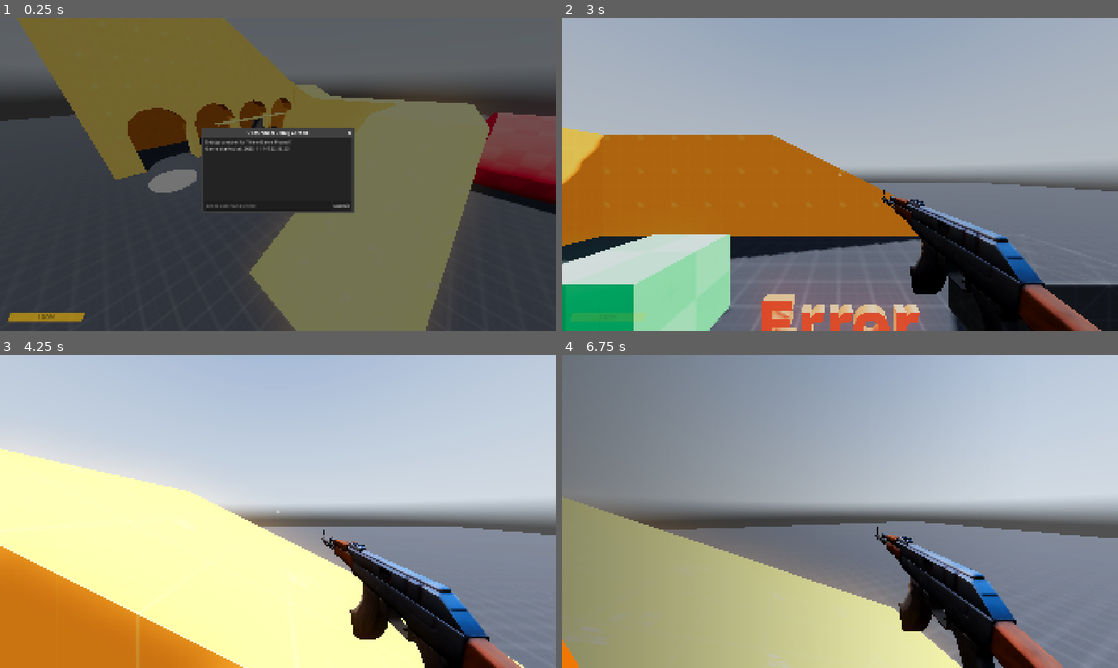
Above: before the commit, frames 1-4 (two rows, left to right).
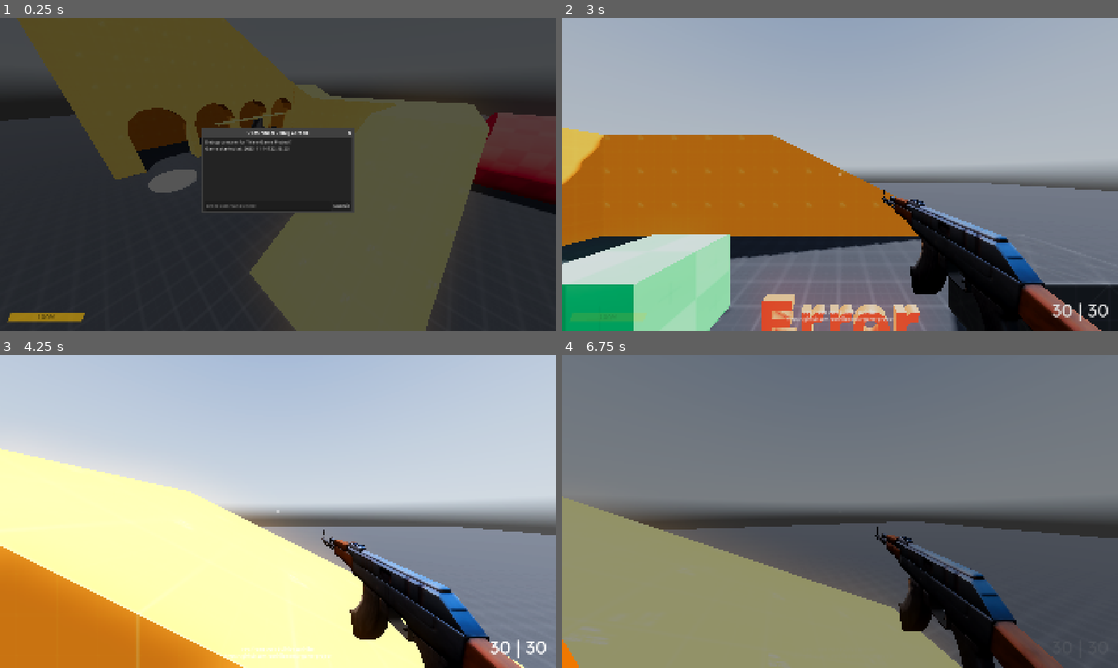
Above: after the commit, the same moments.

Repository: rayhan-nurdjaman/new-game-project
Game: Godot game, scene res://src/main.tscn
Same seed, same stepped clock (60 frames per second), same inputs: the game is played once before the commit and once after it. A sky picture missing from this copy of the repository is replaced by a grey-blue gradient.
Inputs (mouse positions are in pixels of both pictures, inside the frame that each line leads up to):
- Up to frame 1 (0.25 s): no input
- Up to frame 2 (3 s): click (828, 205) at 0.52 s; type "12" at 0.6 s; click "Settings" at 1.25 s; click "Start" at 2 s; move the mouse to (867, 174) at 2.77 s; hold W (move_forward) from 2.78 s (still down); hold Right mouse button (interact_secondary) from 2.78 s (still down)
- Up to frame 3 (4.25 s): keep holding W (move_forward); tap Space (move_jump) at 3.02, 3.77 s; move the mouse to (250, 511) at 3.52 s; release Right mouse button (interact_secondary) at 3.53 s; tap E (interact_use) at 3.6 s
- Up to frame 4 (6.75 s): move the mouse to (851, 505) at 4.27 s; tap Mouse wheel down (scroll_down) at 4.35 s; move the mouse to (834, 517) at 5.02 s; tap Mouse wheel up (scroll_up) at 5.1 s; tap Space (move_jump) at 5.27, 6.02 s; move the mouse to (878, 514) at 5.77 s; hold Right mouse button (interact_secondary) 5.78-6.53 s; tap Escape (ui_cancel) at 6.4 s; move the mouse to (673, 464) at 6.52 s; release W (move_forward) at 6.53 s; hold A (move_left) from 6.53 s (still down); tap E (interact_use) at 6.6 s

The runs differ from the first frame. In frame 1, 49% of the frame differs, in the area x 0-100%, y 0-100%; in frame 2, 0.5%; in frame 3, 0.4%; in frame 4, 70%.

Commit message:
smoother ui screen transitions

Diff:
--- /dev/null
+++ b/res/crosshair.svg
@@ -0,0 +1,48 @@
+<?xml version="1.0" encoding="UTF-8" standalone="no"?>
+<!-- Created with Inkscape (http://www.inkscape.org/) -->
+
+<svg
+   width="8"
+   height="8"
+   viewBox="0 0 8 8"
+   version="1.1"
+   id="svg1"
+   inkscape:version="1.4.2 (f4327f4, 2025-05-13)"
+   sodipodi:docname="crosshair.svg"
+   xmlns:inkscape="http://www.inkscape.org/namespaces/inkscape"
+   xmlns:sodipodi="http://sodipodi.sourceforge.net/DTD/sodipodi-0.dtd"
+   xmlns="http://www.w3.org/2000/svg"
+   xmlns:svg="http://www.w3.org/2000/svg">
+  <sodipodi:namedview
+     id="namedview1"
+     pagecolor="#ffffff"
+     bordercolor="#000000"
+     borderopacity="0.25"
+     inkscape:showpageshadow="2"
+     inkscape:pageopacity="0.0"
+     inkscape:pagecheckerboard="0"
+     inkscape:deskcolor="#d1d1d1"
+     inkscape:document-units="px"
+     inkscape:zoom="24.874604"
+     inkscape:cx="22.49282"
+     inkscape:cy="16.040456"
+     inkscape:window-width="2880"
+     inkscape:window-height="1496"
+     inkscape:window-x="-12"
+     inkscape:window-y="-12"
+     inkscape:window-maximized="1"
+     inkscape:current-layer="layer1" />
+  <defs
+     id="defs1" />
+  <g
+     inkscape:label="Layer 1"
+     inkscape:groupmode="layer"
+     id="layer1">
+    <circle
+       style="fill:#ffffff;fill-opacity:1;stroke-width:0.251895"
+       id="path1"
+       cx="4"
+       cy="4"
+       r="4" />
+  </g>
+</svg>
--- a/src/autoloads/game_state.gd
+++ b/src/autoloads/game_state.gd
@@ -23,7 +23,7 @@
 	state_changed.emit(old_state, new_state)
 	print_debug(State.keys()[state])
 
-
+# TODO: Add a slow down effect for pausing
 # TODO: This is a bit redundant with GUI.gd
 func _on_state_exit(_state: State):
 	match _state:
@@ -50,3 +50,11 @@
 			Input.mouse_mode = Input.MOUSE_MODE_VISIBLE
 			Engine.time_scale = 0.0
 			get_tree().paused = true
+
+
+func pause_game():
+	pass
+
+
+func unpause_game():
+	pass
--- a/src/player/player.gd
+++ b/src/player/player.gd
@@ -51,6 +51,9 @@
 
 var request_jump: bool = false
 
+var is_on_floor: bool = false
+
+
 # Physics variables
 @onready var gravity: float = ProjectSettings.get_setting("physics/3d/default_gravity")
 @onready
@@ -74,14 +77,15 @@
 			held_object_original_orientation = new_basis.get_rotation_quaternion() * held_object_original_orientation
 		else:
 			var vertical_input = -px_to_rad(event.relative.y)
+			var horizontal_input = -px_to_rad(event.relative.x)
 			var current_rotation = -camera.transform.basis.z.signed_angle_to(Vector3.BACK, camera.transform.basis.x)
 			var new_rotation = clamp(current_rotation + vertical_input, -PI / 2, PI / 2)
 			var delta_rot = new_rotation - current_rotation
 			camera.rotate(camera.transform.basis.x, delta_rot)
 
-			$Node3D.rotate(Vector3.UP, -px_to_rad(event.relative.x))
-
-			viewmodel_controller.offset += (Vector2(-event.relative.x, event.relative.y) / 8192.0)
+			$Node3D.rotate(Vector3.UP, horizontal_input)
+
+			viewmodel_controller.offset += Vector2(horizontal_input, -delta_rot) / 16.0
 
 	if event.is_action_pressed("interact_use"):
 		if held_object:
@@ -156,10 +160,11 @@
 
 
 func _integrate_forces(state: PhysicsDirectBodyState3D) -> void:
-	var is_on_floor: bool = false
 	var contact_count: int = state.get_contact_count()
 	var max_floor_cosine: float = cos(PI/4.0)
 	var normal: Vector3 = Vector3.ZERO
+
+	is_on_floor = false
 
 	for contact_id in range(contact_count):
 		normal = state.get_contact_local_normal(contact_id)
--- a/src/player/viewmodel_controller.gd
+++ b/src/player/viewmodel_controller.gd
@@ -41,12 +41,13 @@
 	var player_projected_velocity = Plane.PLANE_XZ.project(player.linear_velocity).length()
 	viewmodel_bob_phase += player_projected_velocity * BOB_SPEED * delta * 3.0 / 2.0
 
-	step_counter += player_projected_velocity * BOB_SPEED * delta * 3.0
+	if player.is_on_floor:
+		step_counter += player_projected_velocity * BOB_SPEED * delta * 3.0
 
-	if step_counter >= 2.0*PI:
-		step_counter -= 2.0*PI
-		$AudioStreamPlayer.pitch_scale = randf_range(0.8, 1.2)
-		$AudioStreamPlayer.play()
+		if step_counter >= 2.0*PI:
+			step_counter -= 2.0*PI
+			$AudioStreamPlayer.pitch_scale = randf_range(0.8, 1.2)
+			$AudioStreamPlayer.play()
 
 	var sine: float = sin(viewmodel_bob_phase)
 	var cosine: float = cos(viewmodel_bob_phase)
--- a/src/ui/hud/hud.gd
+++ b/src/ui/hud/hud.gd
@@ -1 +1,25 @@
-extends CanvasLayer
+extends UIScreen
+
+
+func _ready() -> void:
+	hide()
+
+
+func fade_in():
+	show()
+	var main_menu_tween = create_tween()
+	main_menu_tween.set_ignore_time_scale(true)
+	main_menu_tween.set_ease(Tween.EASE_IN_OUT)
+	main_menu_tween.set_trans(Tween.TRANS_CUBIC)
+	main_menu_tween.set_pause_mode(Tween.TWEEN_PAUSE_PROCESS)
+	main_menu_tween.tween_property($CanvasModulate, "color", Color(1.0, 1.0, 1.0, 1.0), 0.5)
+
+
+func fade_out():
+	var main_menu_tween = create_tween()
+	main_menu_tween.set_ignore_time_scale(true)
+	main_menu_tween.set_ease(Tween.EASE_IN_OUT)
+	main_menu_tween.set_trans(Tween.TRANS_CUBIC)
+	main_menu_tween.set_pause_mode(Tween.TWEEN_PAUSE_PROCESS)
+	main_menu_tween.tween_property($CanvasModulate, "color", Color(1.0, 1.0, 1.0, 0.0), 0.5)
+	#main_menu_tween.tween_callback(hide)
--- a/src/ui/hud/hud.tscn
+++ b/src/ui/hud/hud.tscn
@@ -1,20 +1,42 @@
-[gd_scene load_steps=2 format=3 uid="uid://dhqyoeojs2xo3"]
+[gd_scene load_steps=4 format=3 uid="uid://dhqyoeojs2xo3"]
 
 [ext_resource type="Script" uid="uid://bohewxpq1lt12" path="res://src/ui/hud/hud.gd" id="1_ny4e7"]
+[ext_resource type="Texture2D" uid="uid://bxmle36ilh78w" path="res://res/crosshair.svg" id="2_cvkdw"]
+[ext_resource type="Theme" uid="uid://ct7oxof1hdkeo" path="res://res/theme.tres" id="2_udh2q"]
 
 [node name="HUD" type="CanvasLayer"]
 script = ExtResource("1_ny4e7")
 
-[node name="CenterContainer" type="CenterContainer" parent="."]
+[node name="CanvasModulate" type="CanvasModulate" parent="."]
+
+[node name="MarginContainer" type="MarginContainer" parent="."]
 anchors_preset = 15
 anchor_right = 1.0
 anchor_bottom = 1.0
 grow_horizontal = 2
 grow_vertical = 2
+theme = ExtResource("2_udh2q")
 
-[node name="Label" type="Label" parent="CenterContainer"]
+[node name="CenterContainer" type="CenterContainer" parent="MarginContainer"]
 layout_mode = 2
-mouse_filter = 1
-text = "o"
+
+[node name="TextureRect" type="TextureRect" parent="MarginContainer/CenterContainer"]
+layout_mode = 2
+texture = ExtResource("2_cvkdw")
+
+[node name="Label" type="Label" parent="MarginContainer"]
+layout_mode = 2
+size_flags_vertical = 8
+theme_override_font_sizes/font_size = 16
+text = "FPS framework built by satiniize
+https://github.com/satiniize/new-game-project"
 horizontal_alignment = 1
-vertical_alignment = 1
+vertical_alignment = 2
+
+[node name="Label2" type="Label" parent="MarginContainer"]
+layout_mode = 2
+size_flags_horizontal = 8
+size_flags_vertical = 8
+text = "30 | 30"
+horizontal_alignment = 1
+vertical_alignment = 2
--- a/src/ui/loading_screen/loading_screen.gd
+++ b/src/ui/loading_screen/loading_screen.gd
@@ -1,4 +1,4 @@
-extends CanvasLayer
+extends UIScreen
 
 signal finished_fade_in
 signal finished_fade_out
--- a/src/ui/main_menu/main_menu.gd
+++ b/src/ui/main_menu/main_menu.gd
@@ -1,9 +1,10 @@
-extends CanvasLayer
+extends UIScreen
 
 
 func _ready() -> void:
 	$MarginContainer/VBoxContainer/VBoxContainer/Start.pressed.connect(_on_start_pressed)
 	$MarginContainer/VBoxContainer/VBoxContainer/Quit.pressed.connect(_on_quit_pressed)
+	offset = Vector2(-1920.0, 0.0)
 
 
 func _on_start_pressed():
@@ -12,3 +13,23 @@
 
 func _on_quit_pressed():
 	get_tree().quit()
+
+
+func fade_in():
+	var main_menu_position: Vector2 = Vector2.ZERO
+	var main_menu_tween = create_tween()
+	main_menu_tween.set_ignore_time_scale(true)
+	main_menu_tween.set_ease(Tween.EASE_IN_OUT)
+	main_menu_tween.set_trans(Tween.TRANS_CUBIC)
+	main_menu_tween.set_pause_mode(Tween.TWEEN_PAUSE_PROCESS)
+	main_menu_tween.tween_property(self, "offset", main_menu_position, 0.5)
+
+
+func fade_out():
+	var main_menu_position: Vector2 = Vector2(-1920.0, 0.0)
+	var main_menu_tween = create_tween()
+	main_menu_tween.set_ignore_time_scale(true)
+	main_menu_tween.set_ease(Tween.EASE_IN_OUT)
+	main_menu_tween.set_trans(Tween.TRANS_CUBIC)
+	main_menu_tween.set_pause_mode(Tween.TWEEN_PAUSE_PROCESS)
+	main_menu_tween.tween_property(self, "offset", main_menu_position, 0.5)
--- a/src/ui/pause_menu/pause_menu.gd
+++ b/src/ui/pause_menu/pause_menu.gd
@@ -1,9 +1,10 @@
-extends CanvasLayer
+extends UIScreen
 
 
 func _ready() -> void:
-	$TextureRect/MarginContainer/VBoxContainer/VBoxContainer/Resume.pressed.connect(_on_resume_pressed)
-	$TextureRect/MarginContainer/VBoxContainer/VBoxContainer/MainMenu.pressed.connect(_on_main_menu_pressed)
+	$MarginContainer/VBoxContainer/VBoxContainer/Resume.pressed.connect(_on_resume_pressed)
+	$MarginContainer/VBoxContainer/VBoxContainer/MainMenu.pressed.connect(_on_main_menu_pressed)
+	$MarginContainer.position = Vector2(-1920.0, 0.0)
 
 
 func _on_resume_pressed():
@@ -12,3 +13,27 @@
 
 func _on_main_menu_pressed():
 	SceneLoader.load_scene("main_menu")
+
+
+func fade_in():
+	var pause_menu_position: Vector2 = Vector2.ZERO
+	var pause_menu_tween = create_tween()
+	pause_menu_tween.set_ignore_time_scale(true)
+	pause_menu_tween.set_ease(Tween.EASE_IN_OUT)
+	pause_menu_tween.set_trans(Tween.TRANS_CUBIC)
+	pause_menu_tween.set_pause_mode(Tween.TWEEN_PAUSE_PROCESS)
+	pause_menu_tween.set_parallel()
+	pause_menu_tween.tween_property($ColorRect, "color", Color(0.0, 0.0, 0.0, 0.5), 0.5)
+	pause_menu_tween.tween_property($MarginContainer, "position", pause_menu_position, 0.5)
+
+
+func fade_out():
+	var pause_menu_position: Vector2 = Vector2(-1920.0, 0.0)
+	var pause_menu_tween = create_tween()
+	pause_menu_tween.set_ignore_time_scale(true)
+	pause_menu_tween.set_ease(Tween.EASE_IN_OUT)
+	pause_menu_tween.set_trans(Tween.TRANS_CUBIC)
+	pause_menu_tween.set_pause_mode(Tween.TWEEN_PAUSE_PROCESS)
+	pause_menu_tween.set_parallel()
+	pause_menu_tween.tween_property($MarginContainer, "position", pause_menu_position, 0.5)
+	pause_menu_tween.tween_property($ColorRect, "color", Color(0.0, 0.0, 0.0, 0.0), 0.5)
--- a/src/ui/pause_menu/pause_menu.tscn
+++ b/src/ui/pause_menu/pause_menu.tscn
@@ -1,30 +1,24 @@
-[gd_scene load_steps=7 format=3 uid="uid://dxwrqhxka77lb"]
+[gd_scene load_steps=6 format=3 uid="uid://dxwrqhxka77lb"]
 
 [ext_resource type="Script" uid="uid://c6fblnyp41idq" path="res://src/ui/pause_menu/pause_menu.gd" id="1_tnmsp"]
 [ext_resource type="Theme" uid="uid://ct7oxof1hdkeo" path="res://res/theme.tres" id="2_t0xlp"]
+[ext_resource type="FontFile" uid="uid://deklxx44le2h6" path="res://res/fonts/lexend/Lexend-Bold.ttf" id="3_peth0"]
 [ext_resource type="Script" uid="uid://ds0ii545dct55" path="res://src/ui/button_style_components/button_resize_component.gd" id="3_vvyjd"]
 [ext_resource type="Script" uid="uid://dvlm1ln22f2ch" path="res://src/ui/button_style_components/button_sound_component.gd" id="4_j7lcx"]
-
-[sub_resource type="Gradient" id="Gradient_kqx3l"]
-interpolation_mode = 2
-colors = PackedColorArray(0, 0, 0, 0.5019608, 0, 0, 0, 0)
-
-[sub_resource type="GradientTexture2D" id="GradientTexture2D_j7lcx"]
-gradient = SubResource("Gradient_kqx3l")
 
 [node name="PauseMenu" type="CanvasLayer"]
 script = ExtResource("1_tnmsp")
 
-[node name="TextureRect" type="TextureRect" parent="."]
+[node name="ColorRect" type="ColorRect" parent="."]
 anchors_preset = 15
 anchor_right = 1.0
 anchor_bottom = 1.0
 grow_horizontal = 2
 grow_vertical = 2
-texture = SubResource("GradientTexture2D_j7lcx")
+mouse_filter = 2
+color = Color(0, 0, 0, 0.5019608)
 
-[node name="MarginContainer" type="MarginContainer" parent="TextureRect"]
-layout_mode = 1
+[node name="MarginContainer" type="MarginContainer" parent="."]
 anchors_preset = 15
 anchor_right = 1.0
 anchor_bottom = 1.0
@@ -32,67 +26,68 @@
 grow_vertical = 2
 theme = ExtResource("2_t0xlp")
 
-[node name="Polygon2D2" type="Polygon2D" parent="TextureRect/MarginContainer"]
+[node name="Polygon2D2" type="Polygon2D" parent="MarginContainer"]
 color = Color(0.9411765, 0.47058824, 0, 1)
 polygon = PackedVector2Array(-111, 330, -567, 328, -567, 1201, 419, 1200)
 
-[node name="Polygon2D" type="Polygon2D" parent="TextureRect/MarginContainer"]
+[node name="Polygon2D" type="Polygon2D" parent="MarginContainer"]
 color = Color(1, 0.5647059, 0, 1)
 polygon = PackedVector2Array(292, -152, -631, -147, -629, 1225, 43, 1222)
 
-[node name="VBoxContainer" type="VBoxContainer" parent="TextureRect/MarginContainer"]
+[node name="VBoxContainer" type="VBoxContainer" parent="MarginContainer"]
 layout_mode = 2
 size_flags_horizontal = 0
 size_flags_vertical = 4
 
-[node name="Label" type="Label" parent="TextureRect/MarginContainer/VBoxContainer"]
+[node name="Label" type="Label" parent="MarginContainer/VBoxContainer"]
 layout_mode = 2
+theme_override_fonts/font = ExtResource("3_peth0")
 text = "Paused"
 
-[node name="VBoxContainer" type="VBoxContainer" parent="TextureRect/MarginContainer/VBoxContainer"]
+[node name="VBoxContainer" type="VBoxContainer" parent="MarginContainer/VBoxContainer"]
 layout_mode = 2
 size_flags_horizontal = 0
 size_flags_vertical = 4
 
-[node name="Resume" type="Button" parent="TextureRect/MarginContainer/VBoxContainer/VBoxContainer"]
+[node name="Resume" type="Button" parent="MarginContainer/VBoxContainer/VBoxContainer"]
 layout_mode = 2
 size_flags_horizontal = 0
 focus_mode = 0
 text = "Resume"
 
-[node name="ButtonResizeComponent" type="Node" parent="TextureRect/MarginContainer/VBoxContainer/VBoxContainer/Resume"]
+[node name="ButtonResizeComponent" type="Node" parent="MarginContainer/VBoxContainer/VBoxContainer/Resume"]
 script = ExtResource("3_vvyjd")
 metadata/_custom_type_script = "uid://ds0ii545dct55"
 
-[node name="ButtonSoundComponent" type="Node" parent="TextureRect/MarginContainer/VBoxContainer/VBoxContainer/Resume"]
+[node name="ButtonSoundComponent" type="Node" parent="MarginContainer/VBoxContainer/VBoxContainer/Resume"]
 script = ExtResource("4_j7lcx")
 metadata/_custom_type_script = "uid://dvlm1ln22f2ch"
 
-[node name="Settings" type="Button" parent="TextureRect/MarginContainer/VBoxContainer/VBoxContainer"]
+[node name="Settings" type="Button" parent="MarginContainer/VBoxContainer/VBoxContainer"]
 layout_mode = 2
 size_flags_horizontal = 0
 focus_mode = 0
 text = "Settings"
 
-[node name="ButtonResizeComponent" type="Node" parent="TextureRect/MarginContainer/VBoxContainer/VBoxContainer/Settings"]
+[node name="ButtonResizeComponent" type="Node" parent="MarginContainer/VBoxContainer/VBoxContainer/Settings"]
 script = ExtResource("3_vvyjd")
 metadata/_custom_type_script = "uid://ds0ii545dct55"
 
-[node name="ButtonSoundComponent" type="Node" parent="TextureRect/MarginContainer/VBoxContainer/VBoxContainer/Settings"]
+[node name="ButtonSoundComponent" type="Node" parent="MarginContainer/VBoxContainer/VBoxContainer/Settings"]
 script = ExtResource("4_j7lcx")
 metadata/_custom_type_script = "uid://dvlm1ln22f2ch"
 
-[node name="MainMenu" type="Button" parent="TextureRect/MarginContainer/VBoxContainer/VBoxContainer"]
+[node name="MainMenu" type="Button" parent="MarginContainer/VBoxContainer/VBoxContainer"]
 layout_mode = 2
 size_flags_horizontal = 0
 focus_mode = 0
 text = "Main Menu"
 
-[node name="ButtonResizeComponent" type="Node" parent="TextureRect/MarginContainer/VBoxContainer/VBoxContainer/MainMenu"]
+[node name="ButtonResizeComponent" type="Node" parent="MarginContainer/VBoxContainer/VBoxContainer/MainMenu"]
 script = ExtResource("3_vvyjd")
 metadata/_custom_type_script = "uid://ds0ii545dct55"
 
-[node name="ButtonSoundComponent" type="Node" parent="TextureRect/MarginContainer/VBoxContainer/VBoxContainer/MainMenu"]
+[node name="ButtonSoundComponent" type="Node" parent="MarginContainer/VBoxContainer/VBoxContainer/MainMenu"]
 script = ExtResource("4_j7lcx")
 metadata/_custom_type_script = "uid://dvlm1ln22f2ch"
 
--- a/src/ui/ui_manager/ui_manager.gd
+++ b/src/ui/ui_manager/ui_manager.gd
@@ -8,10 +8,10 @@
 	SceneLoader.level_loaded.connect(_on_level_loaded)
 
 	$LoadingScreen.finished_fade_in.connect(SceneLoader._on_finished_fade_in)
-	$MainMenu.offset = Vector2(-1920.0, 0.0)
-	$PauseMenu.offset = Vector2(-1920.0, 0.0)
+	#$MainMenu.offset = Vector2(-1920.0, 0.0)
+	#$PauseMenu.offset = Vector2(-1920.0, 0.0)
 
-func _process(delta: float) -> void:
+func _process(_delta: float) -> void:
 	if Input.is_action_just_pressed("console"):
 		if $Console.visible:
 			$Console.hide()
@@ -24,32 +24,20 @@
 			GameState.change_state_to(GameState.State.IN_GAME)
 
 func _on_game_state_changed(old_state, new_state):
-	var main_menu_position: Vector2
 	if new_state == GameState.State.MAIN_MENU:
-		main_menu_position = Vector2.ZERO
+		$MainMenu.fade_in()
 	else:
-		main_menu_position = Vector2(-1920.0, 0.0)
-	var main_menu_tween = create_tween()
-	main_menu_tween.set_ignore_time_scale(true)
-	main_menu_tween.set_ease(Tween.EASE_IN_OUT)
-	main_menu_tween.set_trans(Tween.TRANS_CUBIC)
-	main_menu_tween.set_pause_mode(Tween.TWEEN_PAUSE_PROCESS)
-	main_menu_tween.tween_property($MainMenu, "offset", main_menu_position, 0.5)
+		$MainMenu.fade_out()
 
-	var pause_menu_position: Vector2
 	if new_state == GameState.State.PAUSED:
-		pause_menu_position = Vector2.ZERO
+		$PauseMenu.fade_in()
 	else:
-		pause_menu_position = Vector2(-1920.0, 0.0)
-	var pause_menu_tween = create_tween()
-	pause_menu_tween.set_ignore_time_scale(true)
-	pause_menu_tween.set_ease(Tween.EASE_IN_OUT)
-	pause_menu_tween.set_trans(Tween.TRANS_CUBIC)
-	pause_menu_tween.set_pause_mode(Tween.TWEEN_PAUSE_PROCESS)
-	pause_menu_tween.tween_property($PauseMenu, "offset", pause_menu_position, 0.5)
+		$PauseMenu.fade_out()
 
-	#$PauseMenu.visible = new_state == GameState.State.PAUSED
-	$HUD.visible = new_state == GameState.State.IN_GAME
+	if new_state == GameState.State.IN_GAME:
+		$HUD.fade_in()
+	else:
+		$HUD.fade_out()
 
 	$LoadingScreen.visible = (
 		new_state == GameState.State.LOADING or old_state == GameState.State.LOADING
Not shown, added: export_presets.cfg
Not shown, added: res/crosshair.svg.import
